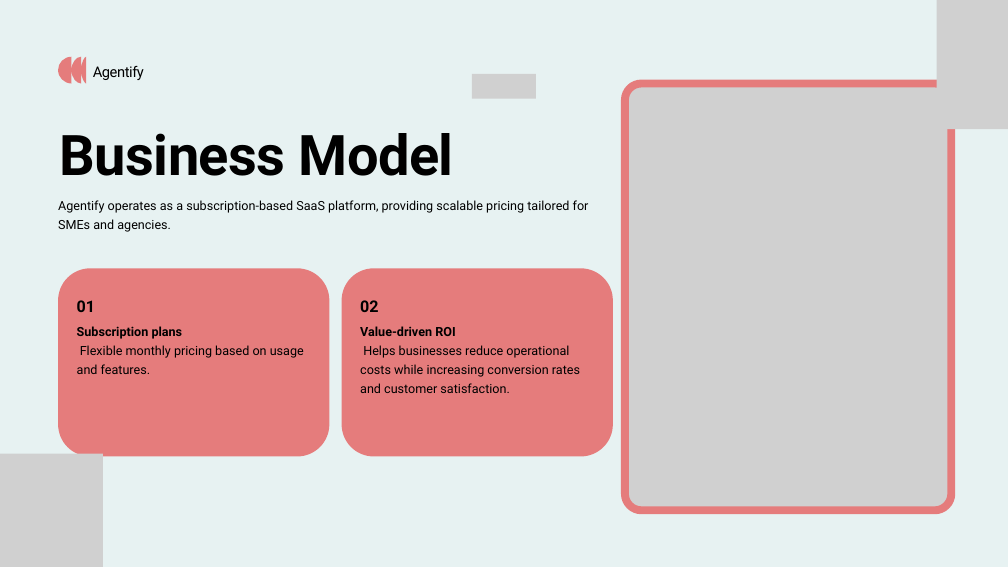
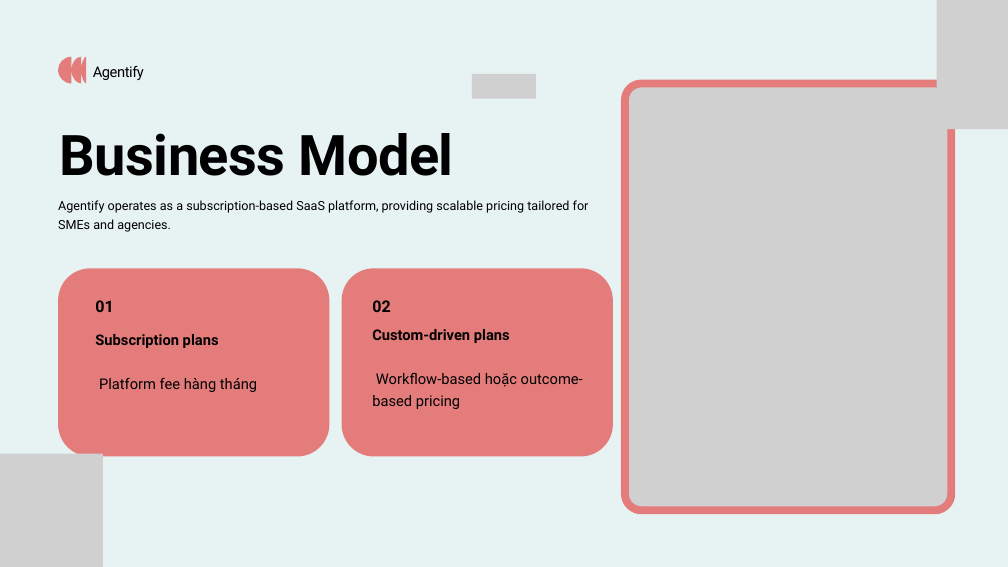
Before and after one commit to marvinphung/agentify, a slide deck: slide 10 of docs/Agentify.pptx (slide 6 before the commit). Drawn at 1008x567 pixels with LibreOffice and Linux fonts; fonts in the diff are those of the drawing; grey boxes stand for pictures. Boxes give left, top, right and bottom in pixels: in the first picture for what was removed or moved away, otherwise in the second. Text is boxed around its words. In the diff, an @@ line names an element or a change of style, - is before the commit and + after.

```diff
--- a/docs/Agentify.pptx
+++ b/docs/Agentify.pptx
@@ text "01": place and size @@
-text "01" at (77,300,95,312)
+text "01" at (95,300,113,312)
@@ text "02": place and size @@
-text "02" at (360,300,378,312)
+text "02" at (372,300,390,312)
@@ text "Subscription plans": place and size @@
-text "Subscription plans" at (77,326,304,374)
+text "Subscription plans" at (95,334,257,392)
@@ text at (372,329,583,409): text changed; size 18 to 21 pt @@
-Value-driven ROI
-Helps businesses reduce operational costs while increasing conversion rates and customer satisfaction.
+Custom-driven plans
+Workflow-based hoặc outcome-based pricing
@@ text at (95,334,219,348): size 18 to 21 pt in "Subscription plans"; line spacing 27pt to 31.5pt @@
@@ text at (99,378,257,392): text changed; size 18 to 21 pt @@
-Flexible monthly pricing based on usage and features.
+Platform fee hàng tháng
```
Also in this commit, not shown: 1 other slide changed, 11 slides added, 6 slides removed, 47 other files.
